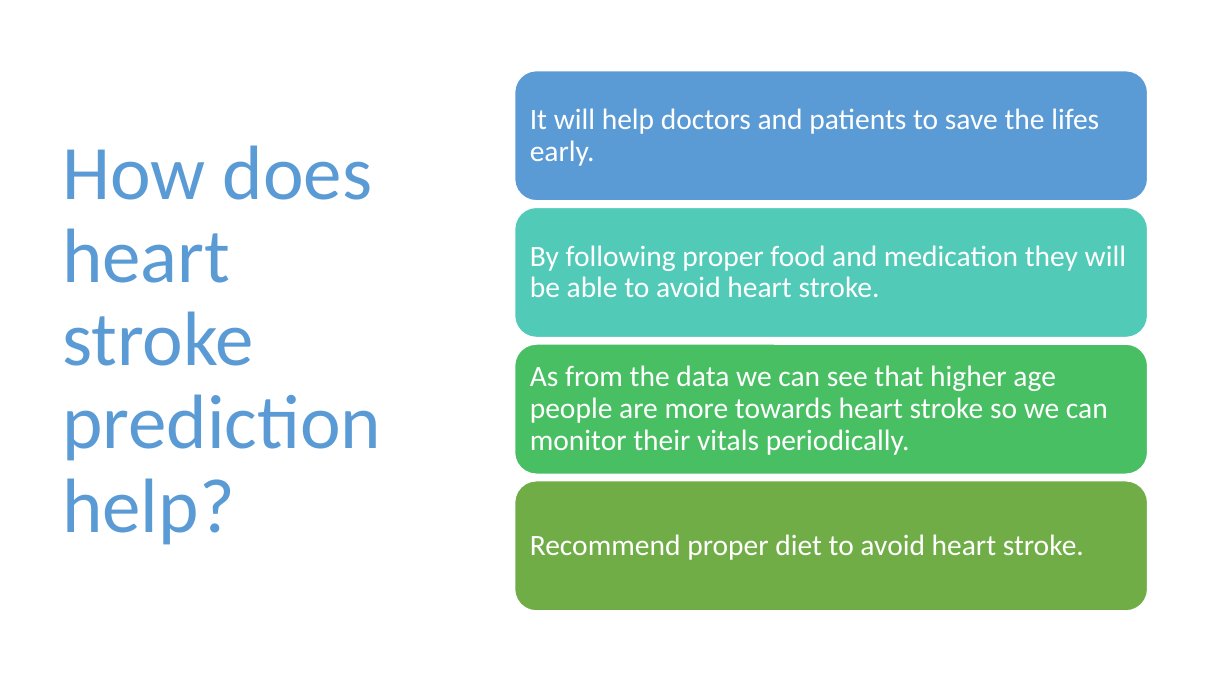
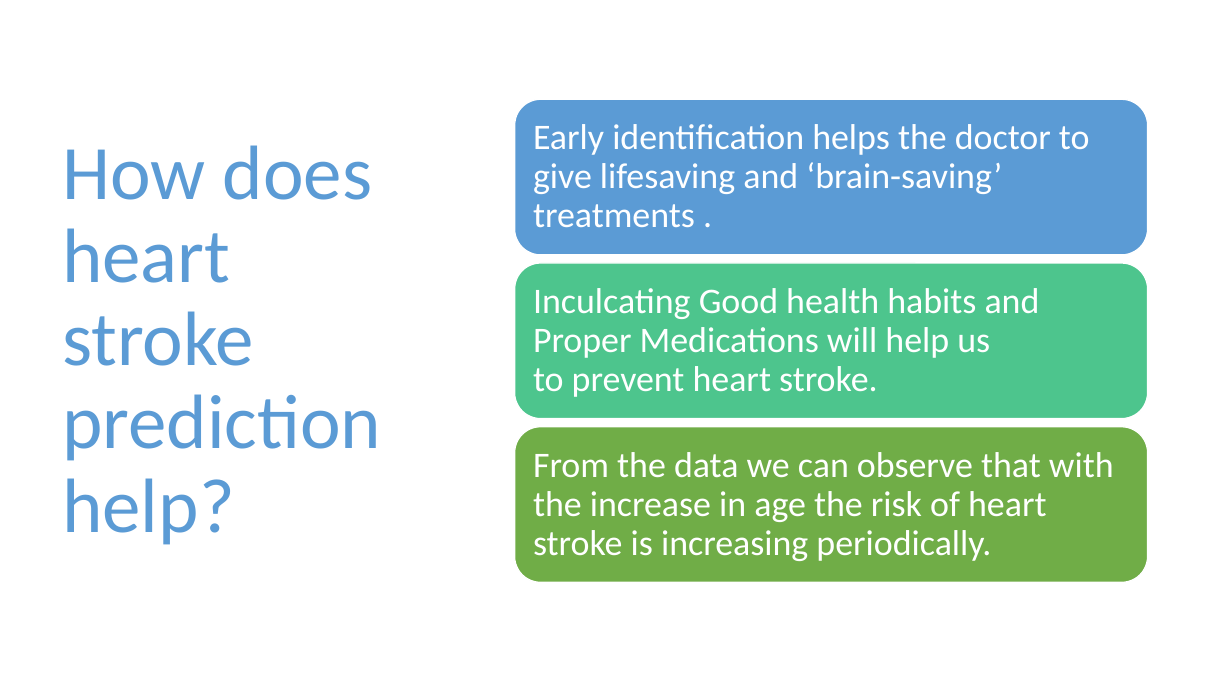
Before and after one commit to dudyalasaisumanth/bigdataproject, a slide deck: slide 5 of presentation.pptx (slide 4 before the commit). Drawn at 1232x693 pixels with LibreOffice and Linux fonts; fonts in the diff are those of the drawing. Boxes give left, top, right and bottom in pixels: in the first picture for what was removed or moved away, otherwise in the second. Text is boxed around its words. In the diff, an @@ line names an element or a change of style, - is before the commit and + after.

```diff
--- a/presentation.pptx
+++ b/presentation.pptx
@@ rounded rectangle: place and size @@
-rounded rectangle at [515, 71, 1148, 201]
+rounded rectangle at [515, 99, 1148, 254]
@@ text removed at [530, 108, 1099, 166] @@
-It will help doctors and patients to save the lifes early.
@@ text added at [533, 124, 1090, 227], 28 pt, text #FFFFFF @@
+Early identification helps the doctor to give lifesaving and ‘brain-saving’ treatments .
@@ rounded rectangle: place and size @@
-rounded rectangle at [515, 208, 1148, 338]
+rounded rectangle at [515, 263, 1148, 419]
@@ rounded rectangle at [515, 263, 1148, 419]: fill #52CAB8 to #4DC58D @@
@@ text at [533, 288, 1040, 397]: text changed; size 23 to 28 pt @@
-By following proper food and medication they will be able to avoid heart stroke.
+Inculcating Good health habits and Proper Medications will help us to prevent heart stroke.
@@ rounded rectangle removed at [515, 344, 1148, 474] @@
@@ rounded rectangle: place and size @@
-rounded rectangle at [515, 481, 1148, 611]
+rounded rectangle at [515, 427, 1148, 582]
@@ text at [533, 452, 1114, 561]: text changed; size 23 to 28 pt @@
-As from the data we can see that higher age people are more towards heart stroke so we can monitor their vitals periodically.
+From the data we can observe that with the increase in age the risk of heart stroke is increasing periodically.
@@ text removed at [530, 534, 1084, 560] @@
-Recommend proper diet to avoid heart stroke.
```
Also in this commit, not shown: 9 other slides changed, 6 slides added, 2 slides removed, 12 other files.
